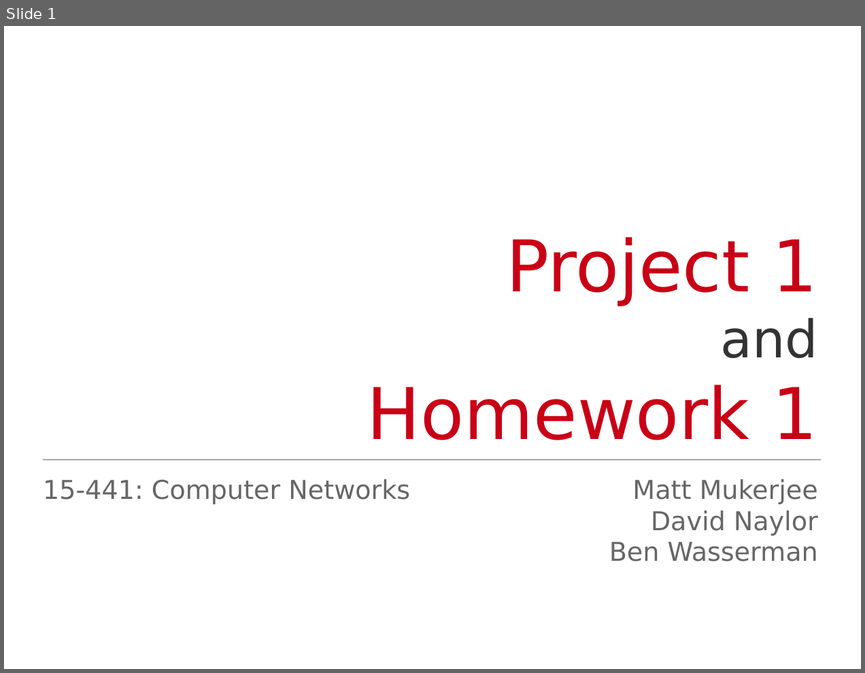
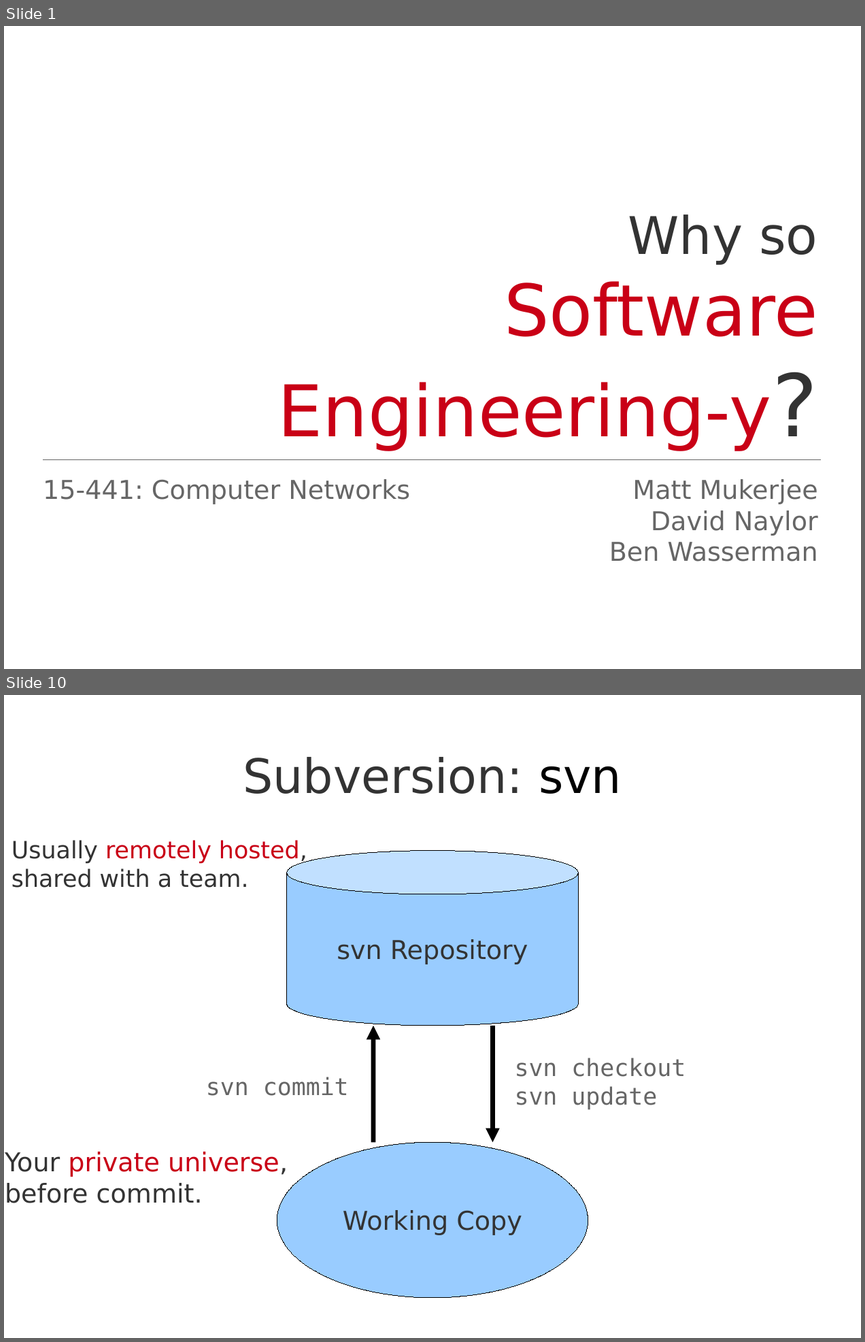
Before and after one commit to Jarvishappy/15-441-Recitation-Sessions, a slide deck: recitation3/src/recitation3.odp. Shown one above the other, each under a label of ours: slide 1 before the commit, slides 1 and 10 after it; the slides between them are not shown. The pictures are 865x673 and 865x1342 pixels, drawn with LibreOffice and Linux fonts; fonts in the diff are those of the drawing. Boxes give left, top, right and bottom in pixels: in the first picture for what was removed or moved away, otherwise in the second. Text is boxed around its words. In the diff, an @@ line names an element or a change of style, - is before the commit and + after.

```diff
--- a/recitation3/src/recitation3.odp
+++ b/recitation3/src/recitation3.odp
@@ slide 10 added at (x1=4, y1=695, x2=861, y2=1338), background #FFFFFF @@
@@ title added at (x1=243, y1=757, x2=621, y2=794), 44 pt, text #333333 @@
+Subversion: svn
@@ text added at (x1=11, y1=840, x2=307, y2=887), 22 pt, text #333333 @@
+Usually remotely hosted,
+shared with a team.
@@ cylinder added at (x1=287, y1=851, x2=579, y2=1025), fill #99CCFF, outline #000000 0 pt, 24 pt, text #333333 @@
+svn Repository
@@ arrow added from (373, 1142) to (373, 1025), #000000 4.31 pt @@
@@ arrow added from (493, 1025) to (493, 1142), #000000 4.31 pt @@
@@ text added at (x1=515, y1=1057, x2=685, y2=1110), 22 pt, text #666666 @@
+svn checkout
+svn update
@@ text added at (x1=206, y1=1076, x2=349, y2=1096), 22 pt, text #666666 @@
+svn commit
@@ ellipse added at (x1=277, y1=1142, x2=588, y2=1297), fill #99CCFF, outline #000000 0 pt, 24 pt, text #333333 @@
+Working Copy
@@ text added at (x1=5, y1=1151, x2=288, y2=1203), 24 pt, text #333333 @@
+Your private universe,
+before commit.
@@ slide 1 changed as well @@
@@ subtitle at (x1=278, y1=214, x2=817, y2=450): text changed @@
-Project 1
-and
-Homework 1
+Why so
+Software Engineering-y?
```
Also in this commit, not shown: 37 other slides added, 28 slides removed, 11 other files.
